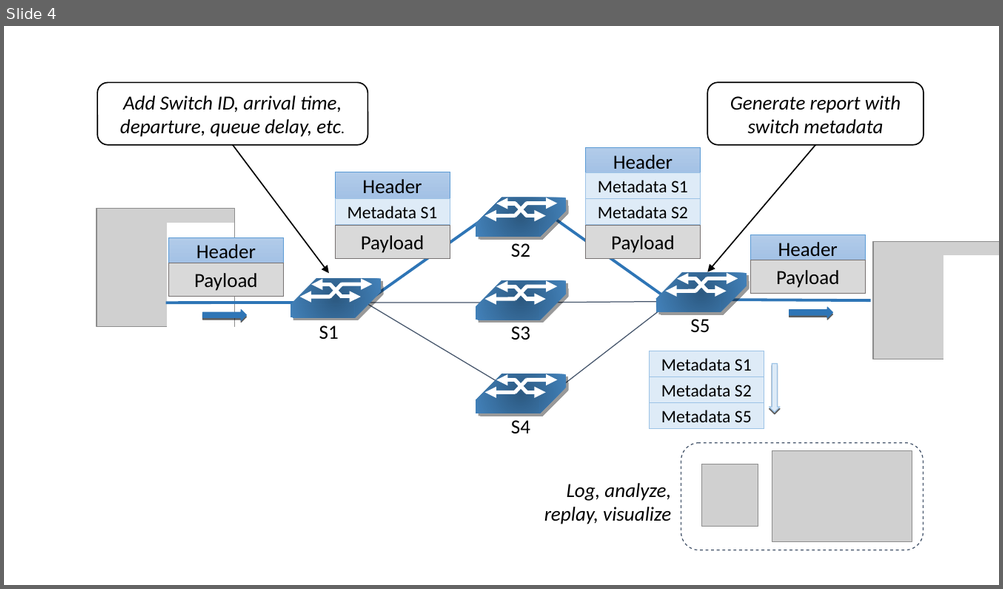
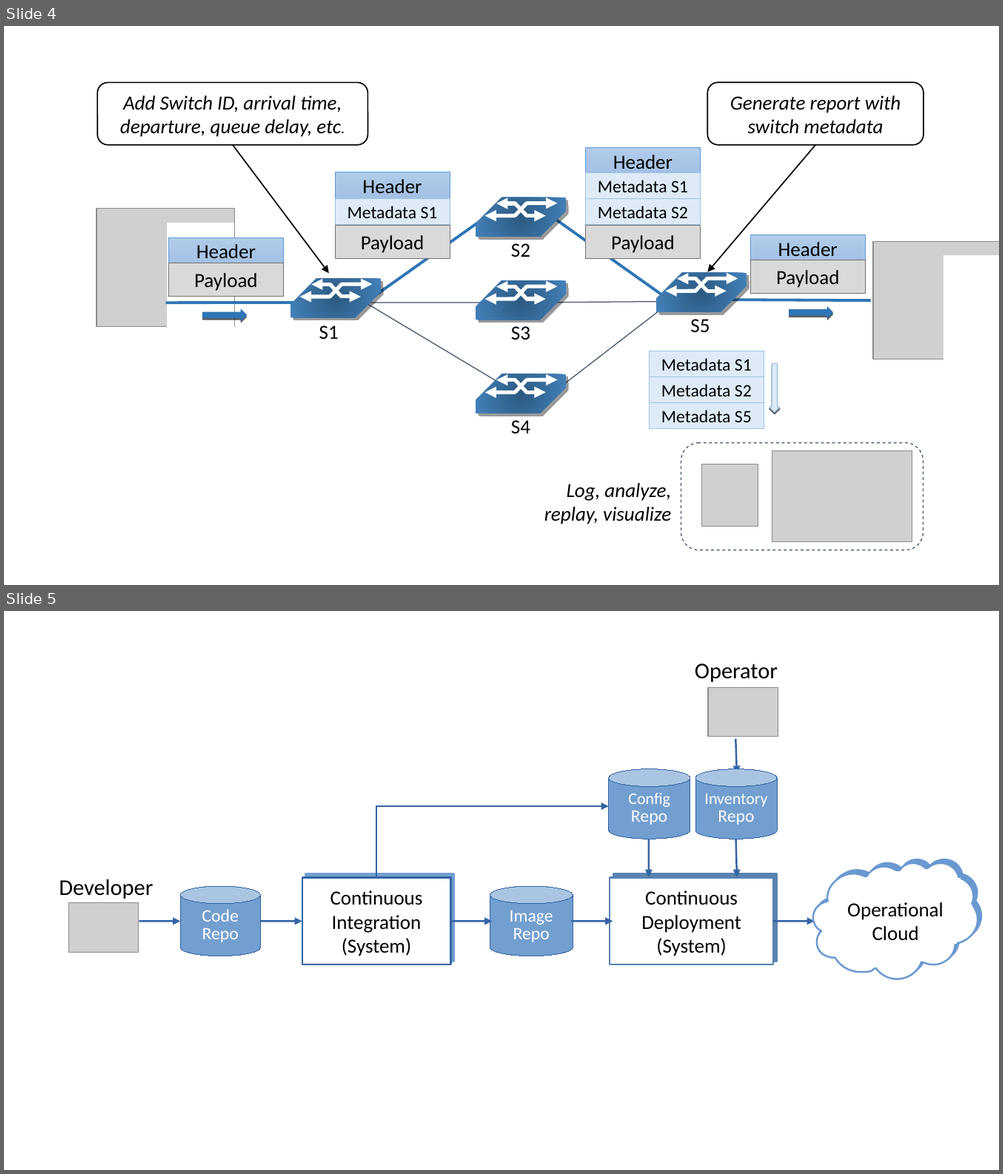
Before and after one commit to SystemsApproach/7E, a slide deck: operations/figures/operations.odp. Shown one above the other, each under a label of ours: slide 4 before the commit, slides 4 and 5 after it. The pictures are 1003x589 and 1003x1174 pixels, drawn with LibreOffice and Linux fonts; fonts in the diff are those of the drawing; grey boxes stand for pictures. Boxes give left, top, right and bottom in pixels: in the first picture for what was removed or moved away, otherwise in the second. Text is boxed around its words. In the diff, an @@ line names an element or a change of style, - is before the commit and + after.

```diff
--- a/operations/figures/operations.odp
+++ b/operations/figures/operations.odp
@@ slide 5 added at [4,611,999,1170], background #FFFFFF @@
@@ text added at [694,664,777,682], 18 pt, text #000000 @@
+Operator
@@ picture added at [708,688,778,738] @@
@@ arrow added from (736, 739) to (737, 774), #3465A4 1.45 pt @@
@@ cylinder added at [609,769,690,838], fill #729FCF, outline #3465A4 0 pt, 13 pt, text #FFFFFF @@
+Config
+Repo
@@ cylinder added at [695,769,777,838], fill #729FCF, outline #3465A4 0 pt, 13 pt, text #FFFFFF @@
+Inventory
+Repo
@@ elbow arrow added from (377, 878) to (609, 807), #3465A4 1.45 pt @@
@@ arrow added from (649, 826) to (649, 877), #3465A4 1.45 pt @@
@@ arrow added from (736, 829) to (737, 877), #3465A4 1.45 pt @@
@@ text added at [59,880,153,899], 18 pt, text #000000 @@
+Developer
@@ cylinder added at [180,886,260,956], fill #729FCF, outline #3465A4 0 pt, 14 pt, text #FFFFFF @@
+Code
+Repo
@@ rectangle added at [301,878,451,965], fill #FFFFFF, outline #3465A4 1.45 pt, 16 pt, text #000000 @@
+Continuous Integration
+(System)
@@ cylinder added at [489,886,572,956], fill #729FCF, outline #3465A4 0 pt, 14 pt, text #FFFFFF @@
+Image
+Repo
@@ rectangle added at [609,878,773,965], fill #FFFFFF, outline #5983B0 1.45 pt, 16 pt, text #000000 @@
+Continuous Deployment
+(System)
@@ picture added at [69,903,139,953] @@
@@ text added at [847,903,943,941], 16 pt, text #000000 @@
+Operational
+Cloud
@@ arrow added from (139, 922) to (180, 922), #3465A4 1.45 pt @@
@@ arrow added from (262, 922) to (301, 922), #3465A4 1.45 pt @@
@@ arrow added from (451, 922) to (492, 922), #3465A4 1.45 pt @@
@@ arrow added from (572, 922) to (612, 922), #3465A4 1.45 pt @@
@@ arrow added from (773, 922) to (814, 922), #3465A4 1.45 pt @@
@@ group added at [813,863,977,980]: 11 rectangles, 1 freeform shape @@
```
Also in this commit, not shown: 3 slides changed, 10 other files.
